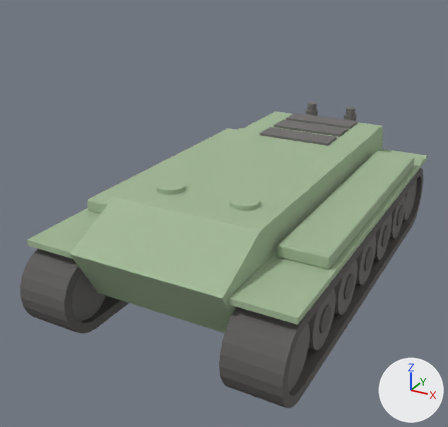
Two versions of the glTF model public/assets/models/tanks/parts/player_hull_base.glb, one commit apart.
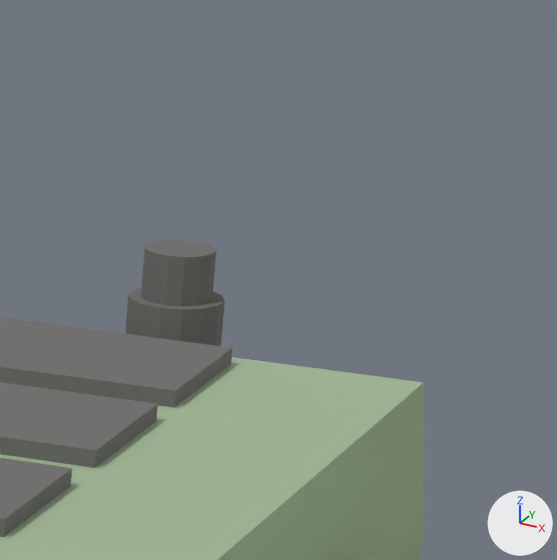
The first picture shows the older version from a camera (50 mm lens) standing at (3.77, -7.95, 4.74) and looking at (-0.31, -0.53, 1.03). The close-ups show the older and then the newer version on the part from 73% to 89% of the width and 18% to 35% of the height of that picture. Only the edits that show in the close-ups are written down. Arrows for +X, +Y and +Z are at lower right; the lights stay in place. Where no turn or scale is listed for an object, it has been applied to the vertices.

In view in the first close-up: 'engine_grille_0', 'engine_grille_1', 'engine_grille_2', 'exhaust_pipe_1', 'exhaust_tip_1', 'hull_upper' and 1 more.
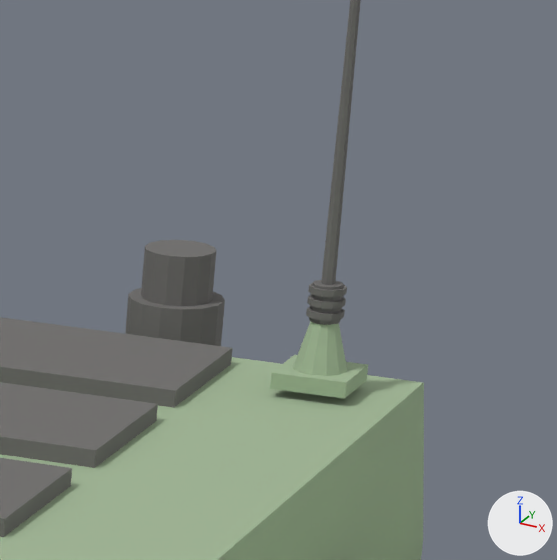
Changed parts and their boxes [x1, y1, x2, y2] in the close-ups (557 x 560 px):
'antenna_whip_trim_dark', added
    after: [306, 0, 361, 325]
'antenna_whip_1', added
    after: [270, 321, 368, 399]

Edits to the bpy script that builds the scene:
```text
Add me_antenna_whip_trim_dark:
    me_antenna_whip_trim_dark.from_pydata(...)  # 148 vertices, 272 faces; spans x 0.82..0.9, y 2.63..2.71, z 1.89..3.54
    me_antenna_whip_trim_dark.materials.append(mat_gear_dark)  # grey #6f6e6c
Add me_antenna_whip_1:
    me_antenna_whip_1.from_pydata(...)  # a box spanning x 0.773..0.948, y 2.582..2.758, z 1.74..1.778; a 12-sided cut cone along z (radius 0.062 at the low end, 0.031 at the high end) spanning x 0.798..0.922, y 2.608..2.732, z 1.778..1.89
    me_antenna_whip_1.materials.append(mat_player_body)  # greyish green #a2b896
Add ob_antenna_whip_trim_dark:
    ob_antenna_whip_trim_dark = bpy.data.objects.new('antenna_whip_trim_dark', me_antenna_whip_trim_dark)
    ob_antenna_whip_trim_dark.location = (0.0, 0.0, 0.0)
Add ob_antenna_whip_1:
    ob_antenna_whip_1 = bpy.data.objects.new('antenna_whip_1', me_antenna_whip_1)
    ob_antenna_whip_1.location = (0.0, 0.0, 0.0)
```
